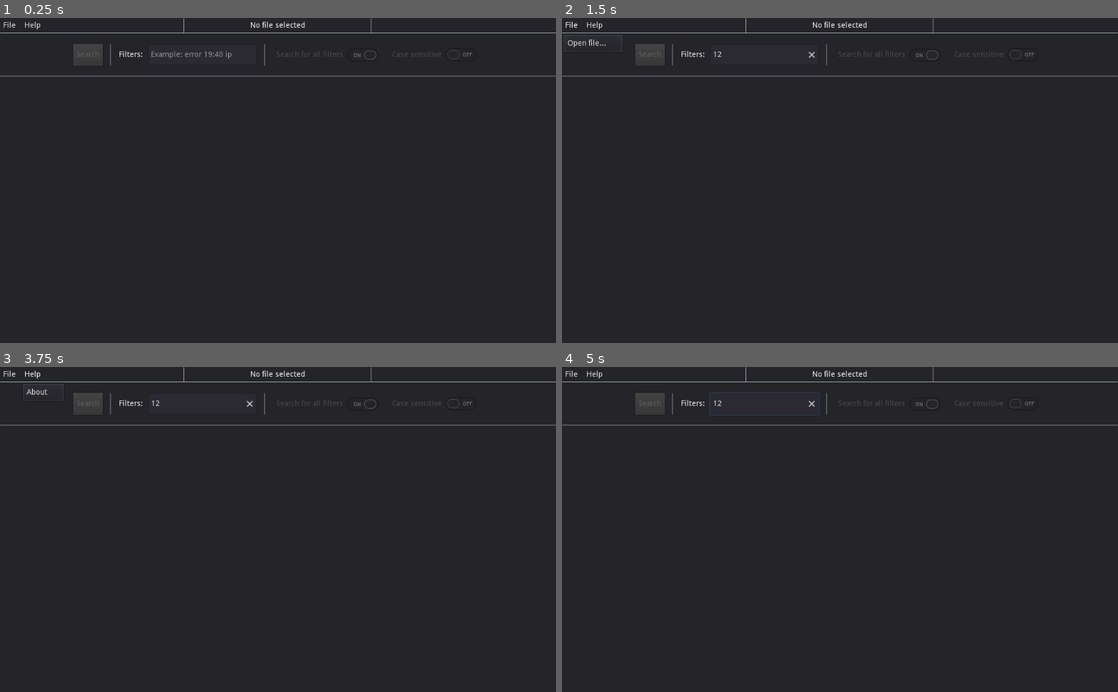
Above: before the commit, frames 1-4 (two rows, left to right).
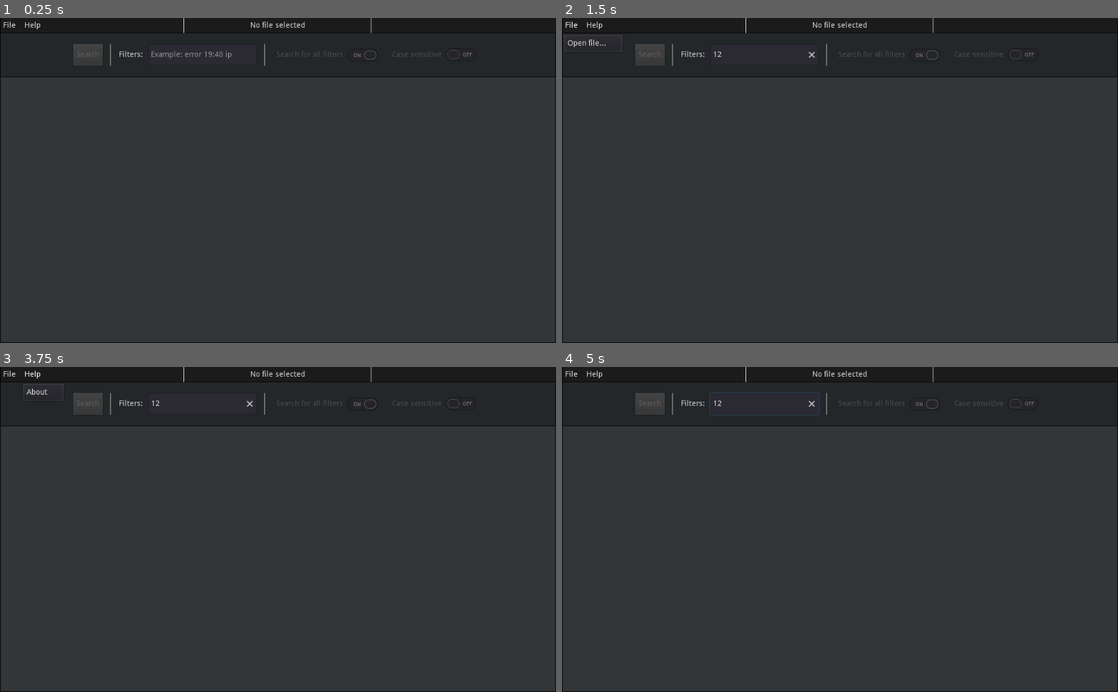
Above: after the commit, the same moments.

Repository: Lyaaaaaaaaaaaaaaa/Logs_Filter_2
Game: Godot game, scene res://src/main.tscn
The game is run twice, just before and just after one commit, with the same random seed, the same clock (stepped at 60 frames per second) and the same inputs.
Inputs (mouse positions are in pixels of both pictures, inside the frame that each line leads up to):
- Up to frame 1 (0.25 s): no input
- Up to frame 2 (1.5 s): click (762, 53) at 0.52 s; type "12" at 0.6 s; click "File" at 1.25 s
- Up to frame 3 (3.75 s): click "File" at 2 s; click "File" at 2.75 s; click "Help" at 3.5 s
- Up to frame 4 (5 s): tap Enter at 4.25 s; move the mouse to (962, 513) at 4.27 s; click (962, 513) at 4.42 s

The runs differ from the first frame. In frame 1, 0.8% of the frame differs, in the area x 0-100%, y 0-100%; in frame 2, 0.8%; in frame 3, 0.8%; in frame 4, 0.8%.

Commit message:
Updated the style of the application

Diff:
--- a/Godot/src/interface/output_display.tscn
+++ b/Godot/src/interface/output_display.tscn
@@ -1,10 +1,23 @@
-[gd_scene load_steps=2 format=2]
+[gd_scene load_steps=4 format=2]
 
 [ext_resource path="res://src/interface/output_display.gd" type="Script" id=1]
+
+[sub_resource type="Theme" id=1]
+
+[sub_resource type="StyleBoxFlat" id=2]
+bg_color = Color( 0.2, 0.215686, 0.227451, 1 )
+border_width_left = 2
+border_width_top = 2
+border_width_right = 2
+border_width_bottom = 2
+border_color = Color( 0, 0, 0, 1 )
+border_blend = true
 
 [node name="OutputDisplay" type="Panel"]
 anchor_right = 1.0
 anchor_bottom = 1.0
+theme = SubResource( 1 )
+custom_styles/panel = SubResource( 2 )
 script = ExtResource( 1 )
 __meta__ = {
 "_edit_use_anchors_": false
@@ -13,20 +26,22 @@
 [node name="MarginContainer" type="MarginContainer" parent="."]
 anchor_right = 1.0
 anchor_bottom = 1.0
-custom_constants/margin_right = 20
-custom_constants/margin_top = 20
-custom_constants/margin_left = 20
-custom_constants/margin_bottom = 20
+custom_constants/margin_right = 0
+custom_constants/margin_top = 10
+custom_constants/margin_left = 10
+custom_constants/margin_bottom = 5
 __meta__ = {
 "_edit_use_anchors_": false
 }
 
 [node name="RichLabel" type="RichTextLabel" parent="MarginContainer"]
-margin_left = 20.0
-margin_top = 20.0
-margin_right = 1004.0
-margin_bottom = 580.0
+margin_left = 10.0
+margin_top = 10.0
+margin_right = 1024.0
+margin_bottom = 595.0
 focus_mode = 2
+custom_colors/default_color = Color( 0.870588, 0.866667, 0.854902, 1 )
+custom_colors/selection_color = Color( 0.101961, 0.372549, 0.705882, 1 )
 custom_constants/line_separation = 7
 tab_size = 2
 selection_enabled = true
--- a/Godot/src/interface/tool_bar.tscn
+++ b/Godot/src/interface/tool_bar.tscn
@@ -1,14 +1,21 @@
-[gd_scene load_steps=9 format=2]
+[gd_scene load_steps=10 format=2]
 
 [ext_resource path="res://src/interface/tool_bar.gd" type="Script" id=1]
 
-[sub_resource type="InputEventAction" id=2]
+[sub_resource type="StyleBoxFlat" id=8]
+bg_color = Color( 0.141176, 0.156863, 0.164706, 1 )
+border_width_left = 1
+border_width_right = 1
+border_color = Color( 0, 0, 0, 1 )
+shadow_size = 1
+
+[sub_resource type="InputEventAction" id=1]
 action = "ui_search"
 
-[sub_resource type="ShortCut" id=3]
-shortcut = SubResource( 2 )
+[sub_resource type="ShortCut" id=2]
+shortcut = SubResource( 1 )
 
-[sub_resource type="Theme" id=1]
+[sub_resource type="Theme" id=3]
 CheckButton/icons/normal = null
 CheckButton/styles/FilterCheckButton = null
 CheckButton/styles/normal = null
@@ -30,6 +37,7 @@
 anchor_bottom = 1.0
 margin_bottom = -520.0
 rect_min_size = Vector2( 0, 80 )
+custom_styles/panel = SubResource( 8 )
 script = ExtResource( 1 )
 __meta__ = {
 "_edit_use_anchors_": false
@@ -65,8 +73,9 @@
 margin_bottom = 40.0
 grow_horizontal = 2
 hint_tooltip = "Shortcut: ENTER"
+mouse_default_cursor_shape = 2
 disabled = true
-shortcut = SubResource( 3 )
+shortcut = SubResource( 2 )
 text = "Search"
 
 [node name="VSeparator" type="VSeparator" parent="MarginContainer/CenterContainer/HBoxContainer"]
@@ -118,6 +127,7 @@
 margin_right = 753.0
 margin_bottom = 40.0
 hint_tooltip = "Shortcut: C"
+mouse_default_cursor_shape = 2
 disabled = true
 shortcut = SubResource( 7 )
 text = "Case sensitive"
--- a/Godot/src/interface/top_menu.tscn
+++ b/Godot/src/interface/top_menu.tscn
@@ -1,6 +1,14 @@
-[gd_scene load_steps=2 format=2]
+[gd_scene load_steps=3 format=2]
 
 [ext_resource path="res://src/interface/top_menu.gd" type="Script" id=1]
+
+[sub_resource type="StyleBoxFlat" id=1]
+bg_color = Color( 0.109804, 0.109804, 0.109804, 1 )
+border_width_left = 2
+border_width_right = 1
+border_width_bottom = 1
+border_color = Color( 0, 0, 0, 1 )
+border_blend = true
 
 [node name="TopMenu" type="Panel"]
 anchor_right = 1.0
@@ -8,6 +16,7 @@
 margin_bottom = -572.0
 rect_min_size = Vector2( 0, 28 )
 size_flags_horizontal = 3
+custom_styles/panel = SubResource( 1 )
 script = ExtResource( 1 )
 __meta__ = {
 "_edit_use_anchors_": false
--- a/Godot/src/main.tscn
+++ b/Godot/src/main.tscn
@@ -7,9 +7,78 @@
 [ext_resource path="res://src/dialogs/about_dialog.tscn" type="PackedScene" id=5]
 [ext_resource path="res://src/dialogs/file_dialog.tscn" type="PackedScene" id=6]
 
+[sub_resource type="StyleBoxFlat" id=3]
+content_margin_left = 5.0
+content_margin_right = 5.0
+content_margin_top = 5.0
+content_margin_bottom = 5.0
+bg_color = Color( 0.152941, 0.164706, 0.203922, 1 )
+border_width_left = 1
+border_width_top = 1
+border_width_right = 1
+border_width_bottom = 1
+border_color = Color( 0, 0, 0, 1 )
+corner_radius_top_left = 1
+corner_radius_top_right = 1
+corner_radius_bottom_right = 2
+corner_radius_bottom_left = 2
+
+[sub_resource type="StyleBoxFlat" id=2]
+border_width_right = 1
+border_color = Color( 0.870588, 0.866667, 0.854902, 1 )
+
+[sub_resource type="Theme" id=1]
+CheckButton/colors/font_color = Color( 0.870588, 0.866667, 0.854902, 1 )
+CheckButton/colors/font_color_disabled = Color( 0.9, 0.9, 0.9, 0.2 )
+CheckButton/colors/font_color_hover = Color( 1, 1, 1, 1 )
+CheckButton/colors/font_color_hover_pressed = Color( 0.870588, 0.866667, 0.854902, 1 )
+CheckButton/colors/font_color_pressed = Color( 1, 1, 1, 1 )
+CheckButton/constants/check_vadjust = 0
+CheckButton/constants/hseparation = 4
+CheckButton/fonts/font = null
+CheckButton/icons/off = null
+CheckButton/icons/off_disabled = null
+CheckButton/icons/on = null
+CheckButton/icons/on_disabled = null
+CheckButton/styles/disabled = null
+CheckButton/styles/focus = null
+CheckButton/styles/hover = null
+CheckButton/styles/hover_pressed = null
+CheckButton/styles/normal = null
+CheckButton/styles/pressed = null
+Label/colors/font_color = Color( 0.870588, 0.866667, 0.854902, 1 )
+Label/colors/font_color_shadow = Color( 0, 0, 0, 0 )
+Label/colors/font_outline_modulate = Color( 1, 1, 1, 1 )
+Label/constants/line_spacing = 3
+Label/constants/shadow_as_outline = 0
+Label/constants/shadow_offset_x = 1
+Label/constants/shadow_offset_y = 1
+Label/fonts/font = null
+Label/styles/normal = null
+MenuButton/colors/font_color = Color( 0.870588, 0.866667, 0.854902, 1 )
+MenuButton/colors/font_color_disabled = Color( 1, 1, 1, 0.3 )
+MenuButton/colors/font_color_hover = Color( 0.94, 0.94, 0.94, 1 )
+MenuButton/colors/font_color_pressed = Color( 1, 1, 1, 1 )
+MenuButton/constants/hseparation = 3
+MenuButton/fonts/font = null
+MenuButton/styles/disabled = null
+MenuButton/styles/focus = null
+MenuButton/styles/hover = null
+MenuButton/styles/normal = null
+MenuButton/styles/pressed = null
+TooltipLabel/colors/font_color = Color( 0.988235, 0.988235, 0.988235, 1 )
+TooltipLabel/colors/font_color_shadow = Color( 0, 0, 0, 0.1 )
+TooltipLabel/constants/shadow_offset_x = 1
+TooltipLabel/constants/shadow_offset_y = 1
+TooltipLabel/fonts/font = null
+TooltipPanel/styles/panel = SubResource( 3 )
+VSeparator/constants/separation = 4
+VSeparator/styles/separator = SubResource( 2 )
+
 [node name="Main" type="Control"]
 anchor_right = 1.0
 anchor_bottom = 1.0
+theme = SubResource( 1 )
 script = ExtResource( 3 )
 __meta__ = {
 "_edit_use_anchors_": false
@@ -29,24 +98,12 @@
 margin_right = 1024.0
 margin_bottom = 28.0
 
-[node name="HSeparator2" type="HSeparator" parent="VBoxContainer"]
-margin_top = 28.0
-margin_right = 1024.0
-margin_bottom = 28.0
-custom_constants/separation = 0
-
 [node name="ToolBar" parent="VBoxContainer" instance=ExtResource( 2 )]
 anchor_right = 0.0
 anchor_bottom = 0.0
 margin_top = 28.0
 margin_right = 1024.0
 margin_bottom = 108.0
-
-[node name="HSeparator" type="HSeparator" parent="VBoxContainer"]
-margin_top = 108.0
-margin_right = 1024.0
-margin_bottom = 108.0
-custom_constants/separation = 0
 
 [node name="OutputDisplay" parent="VBoxContainer" instance=ExtResource( 4 )]
 anchor_right = 0.0
@@ -69,6 +126,7 @@
 visible = false
 
 [node name="FileDialog" parent="Dialogs" instance=ExtResource( 6 )]
+
 [connection signal="about_button_pressed" from="VBoxContainer/TopMenu" to="." method="_on_TopMenu_about_button_pressed"]
 [connection signal="open_file_button_pressed" from="VBoxContainer/TopMenu" to="." method="_on_TopMenu_open_file_button_pressed"]
 [connection signal="start_button_pressed" from="VBoxContainer/ToolBar" to="." method="_on_ToolBar_start_button_pressed"]
--- /dev/null
+++ b/Godot/src/theme/theme.tres
@@ -0,0 +1,13 @@
+[gd_resource type="Theme" format=2]
+
+[resource]
+Label/colors/LabelColor = Color( 0.0265503, 0.0560215, 0.078125, 1 )
+Label/colors/font_color = Color( 0.145098, 0.121569, 0.121569, 1 )
+Label/colors/font_color_shadow = Color( 0, 0, 0, 0 )
+Label/colors/font_outline_modulate = Color( 1, 1, 1, 1 )
+Label/constants/line_spacing = 3
+Label/constants/shadow_as_outline = 0
+Label/constants/shadow_offset_x = 1
+Label/constants/shadow_offset_y = 1
+Label/fonts/font = null
+Label/styles/normal = null
Not shown: 1 places in Godot/src/interface/tool_bar.tscn that only renumber resources
Not shown: 1 places in Godot/src/main.tscn that only renumber resources
